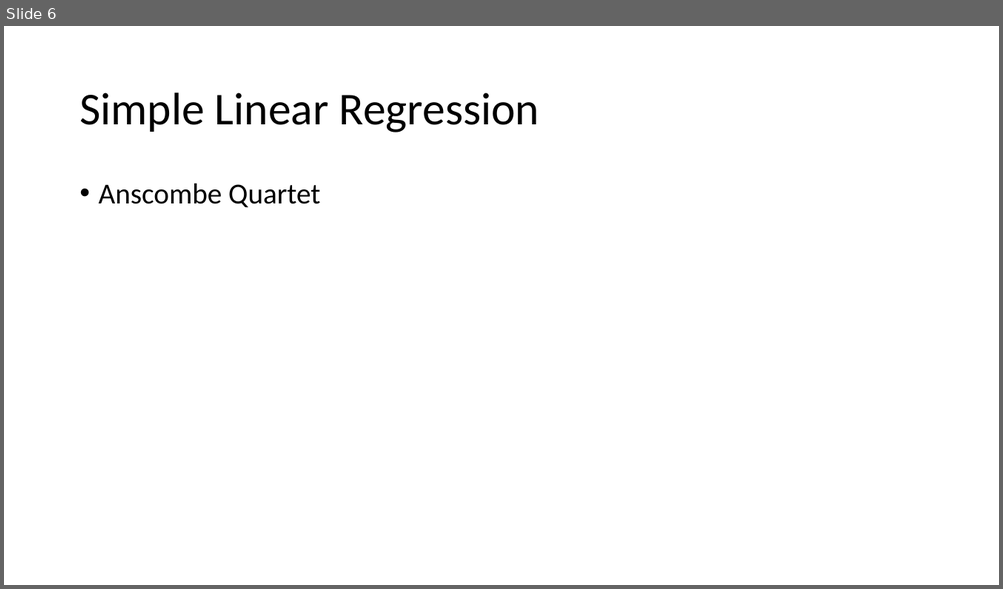
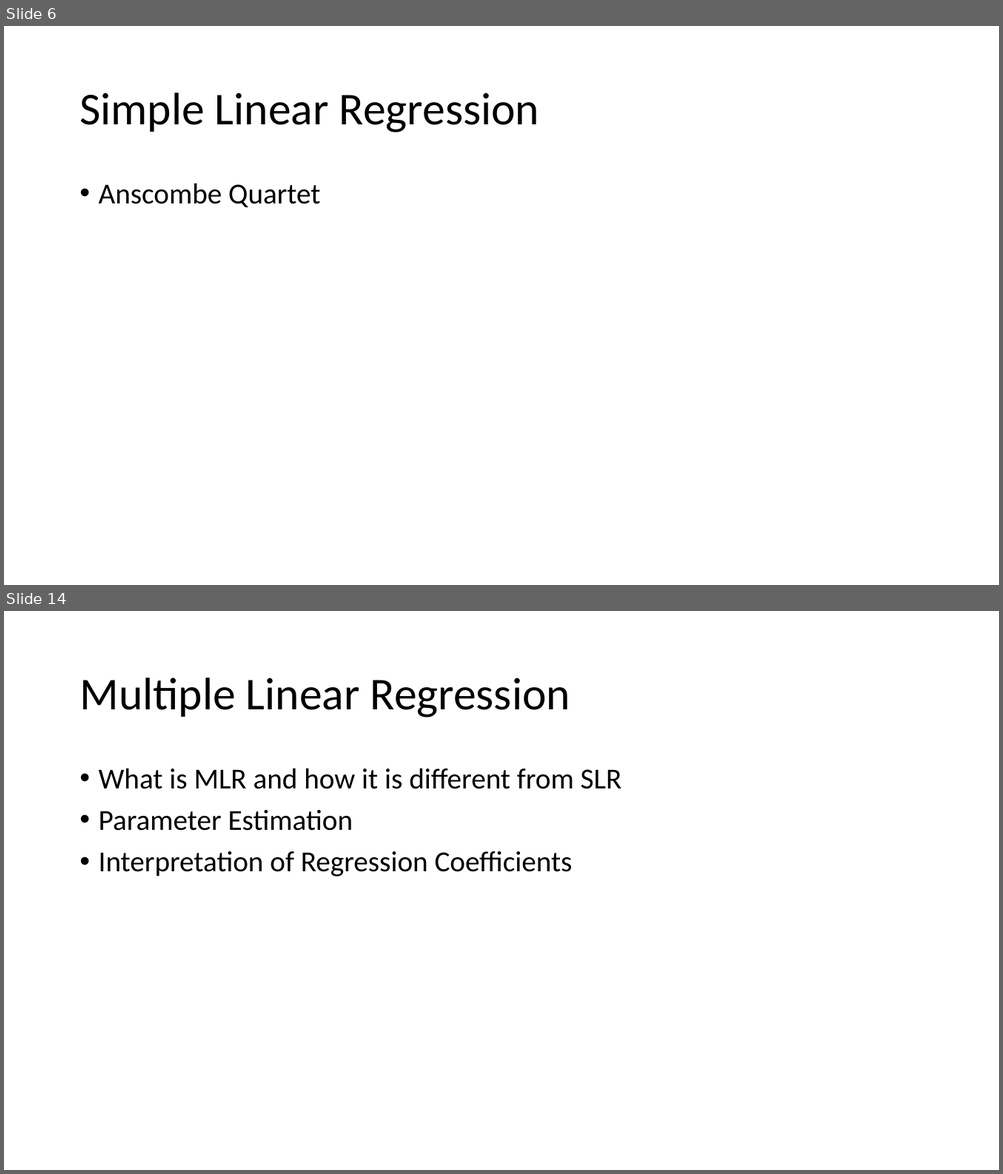
Before and after one commit to puneetjindal/r_python, a slide deck: acadgild/24-02-2017/Regression Analysis by example.pptx. Shown one above the other, each under a label of ours: slide 6 before the commit, slides 6 and 14 after it; the slides between them are not shown. The pictures are 1003x589 and 1003x1174 pixels, drawn with LibreOffice and Linux fonts; fonts in the diff are those of the drawing. Boxes give left, top, right and bottom in pixels: in the first picture for what was removed or moved away, otherwise in the second. Text is boxed around its words. In the diff, an @@ line names an element or a change of style, - is before the commit and + after.

Commit message:
Added sentiment analysis material and regression ppt

```diff
--- a/acadgild/24-02-2017/Regression Analysis by example.pptx
+++ b/acadgild/24-02-2017/Regression Analysis by example.pptx
@@ slide 14 added at box(4, 611, 999, 1170), background #FFFFFF @@
@@ title added at box(79, 678, 570, 718), 44 pt, text #000000 @@
+Multiple Linear Regression
@@ text added at box(99, 768, 622, 877), 28 pt, text #000000 @@
+• What is MLR and how it is different from SLR
+• Parameter Estimation
+• Interpretation of Regression Coefficients
```
Also in this commit, not shown: 2 slides changed, 26 other slides added, 16 other files.
